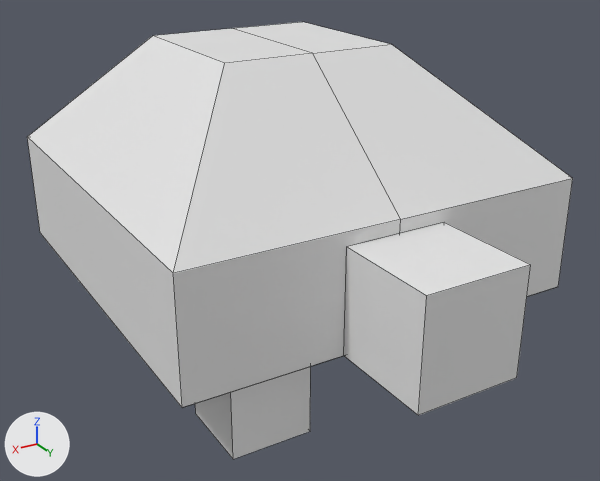
Renders of the Blender file models/turtle.blend from each side of a commit.
One viewpoint serves both versions: a 50 mm lens placed at (0.743, 1.217, 0.325), pointed at (0.021, 0.015, -0.276). Arrows for +X, +Y and +Z are at lower left; the lights stay in place. Mesh edges are drawn as thin lines.

The older version as bpy lines, for what is in view:
```python
me_cube = bpy.data.meshes.new('Cube')
me_cube.from_pydata(...)  # 16 vertices, 9 faces; spans x 0.0..0.75, y -0.76..0.74, z -1.03..-0.18
me_cube.materials.append(mat_material_001)  # its picture is missing
me_cube_001 = bpy.data.meshes.new('Cube.001')
me_cube_001.from_pydata(...)  # a box spanning x -0.73..0.85, y -2.12..-0.55, z -1.35..0.22
me_cube_001.materials.append(mat_material_001)  # its picture is missing
me_cube_002 = bpy.data.meshes.new('Cube.002')
me_cube_002.from_pydata(...)  # a box spanning x 2.13..4.38, y -3.4..-1.15, z -1.19..1.06
me_cube_002.materials.append(mat_material_001)  # its picture is missing
ob_cube = bpy.data.objects.new('Cube', me_cube)
ob_cube.location = (0.0, -0.092, 0.154)
ob_cube.scale = (0.5, 0.5, 0.5)
_m = ob_cube.modifiers.new('Mirror', 'MIRROR')
ob_cube_001 = bpy.data.objects.new('Cube.001', me_cube_001)
ob_cube_001.location = (-0.002, 0.532, -0.198)
ob_cube_001.scale = (0.119, 0.119, 0.119)
ob_cube_002 = bpy.data.objects.new('Cube.002', me_cube_002)
ob_cube_002.location = (-0.42, 0.328, -0.425)
ob_cube_002.scale = (0.0625, 0.0625, 0.0625)
_m = ob_cube_002.modifiers.new('Mirror', 'MIRROR')
_m.use_axis = (True, True, False)
_m.use_clip = True
_m.use_mirror_merge = False
_m.mirror_object = ob_cube
```
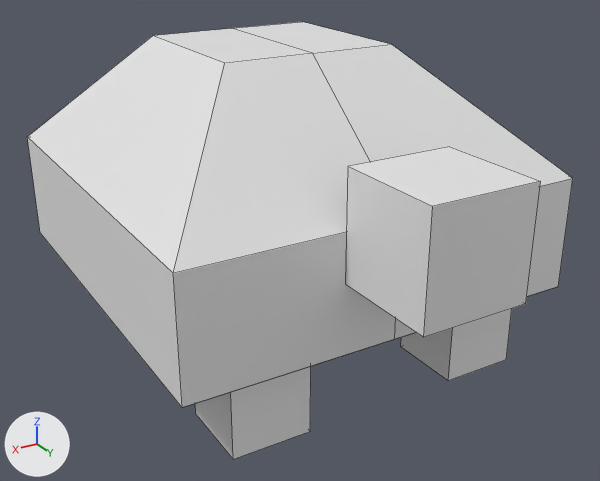
What changed in the scene script:
```text
Change me_cube_001:
    where me_cube_001.from_pydata(...)  # 8 vertices, 6 faces; spans x -0.73..0.85, y -2.12..-0.55, z -1.35..0.22
    used by ob_cube_001; location = (-0.002, 0.532, -0.198); scale = (0.119, 0.119, 0.119)
    me_cube_001 part 1: the whole mesh is moved by (0.0, 0.0, 1.05)
```

Changed parts and their boxes (x1, y1, x2, y2) in the pictures (600 x 481 px):
'Cube.001', mesh moved: before (344, 222, 530, 415); after (346, 147, 541, 337)
